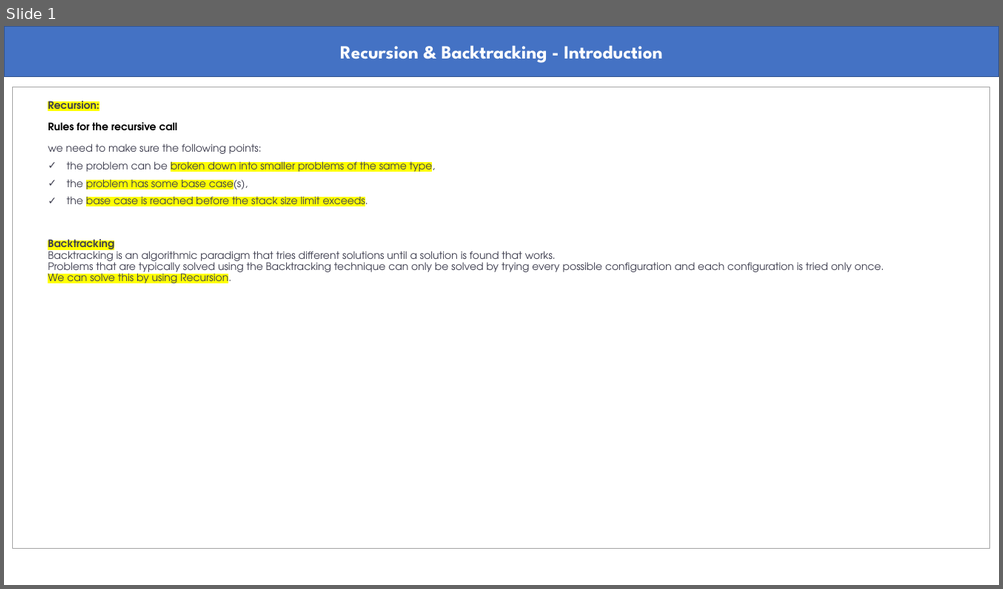
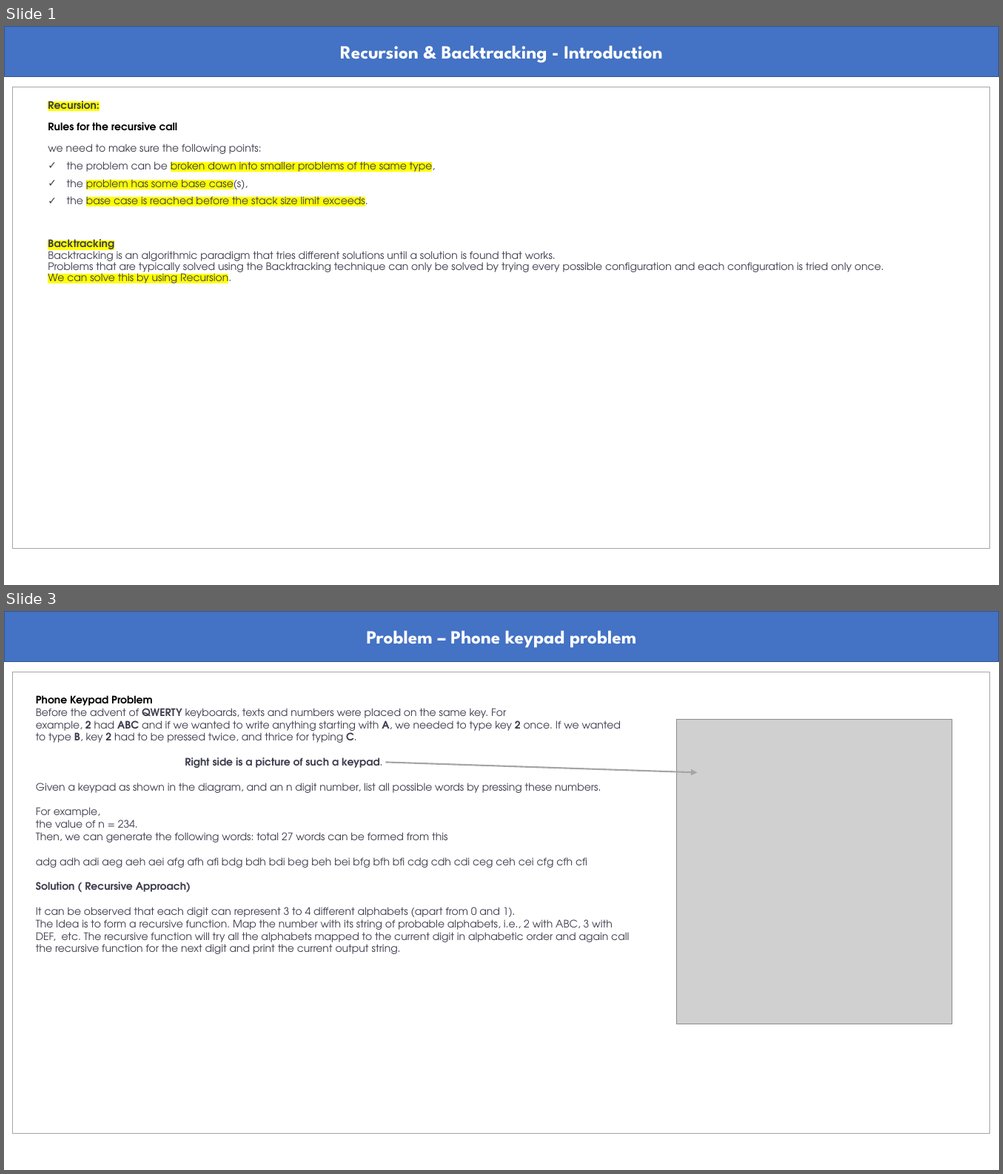
Before and after one commit to abmishra1234/4AM_Club_Coding, a slide deck: RecursionAndBacktracking/Recursion_Backtracking.pptx. Shown one above the other, each under a label of ours: slide 1 before the commit, slides 1 and 3 after it; the slides between them are not shown. The pictures are 1003x589 and 1003x1174 pixels, drawn with LibreOffice and Linux fonts; fonts in the diff are those of the drawing; grey boxes stand for pictures. Boxes give left, top, right and bottom in pixels: in the first picture for what was removed or moved away, otherwise in the second. Text is boxed around its words. In the diff, an @@ line names an element or a change of style, - is before the commit and + after.

Commit message:
Adding Phone_Keypad Problem for Recursion revision

```diff
--- a/RecursionAndBacktracking/Recursion_Backtracking.pptx
+++ b/RecursionAndBacktracking/Recursion_Backtracking.pptx
@@ slide 3 added at (4, 611, 999, 1170), background #FFFFFF @@
@@ rectangle added at (4, 611, 999, 662), fill #4472C4, outline #325491 1 pt, 18 pt, text #FFFFFF, bold @@
+Problem – Phone keypad problem
@@ rectangle added at (12, 672, 990, 1134), outline #A5A5A5 0.75 pt @@
@@ text added at (36, 695, 629, 954), 10 pt, text #3D3D4E @@
+Phone Keypad Problem
+Before the advent of QWERTY keyboards, texts and numbers were placed on the same key. For example, 2 had ABC and if we wanted to write anything starting with A, we needed to type key 2 once. If we wanted to type B, key 2 had to be pressed twice, and thrice for typing C.
+Right side is a picture of such a keypad.
+Given a keypad as shown in the diagram, and an n digit number, list all possible words by pressing these numbers.
+For example,
+the value of n = 234.
+Then, we can generate the following words: total 27 words can be formed from this
+adg adh adi aeg aeh aei afg afh afi bdg bdh bdi beg beh bei bfg bfh bfi cdg cdh cdi ceg ceh cei cfg cfh cfi
+Solution ( Recursive Approach)
+It can be observed that each digit can represent 3 to 4 different alphabets (apart from 0 and 1).
+The Idea is to form a recursive function. Map the number with its string of probable alphabets, i.e., 2 with ABC, 3 with DEF, etc. The recursive function will try all the alphabets mapped to the current digit in alphabetic order and again call the recursive function for the next digit and print the current output string.
@@ picture added at (677, 719, 952, 1025) @@
@@ arrow added from (385, 763) to (697, 773), #A5A5A5 1.5 pt @@
```
Also in this commit, not shown: 1 slide changed, 1 other file.
